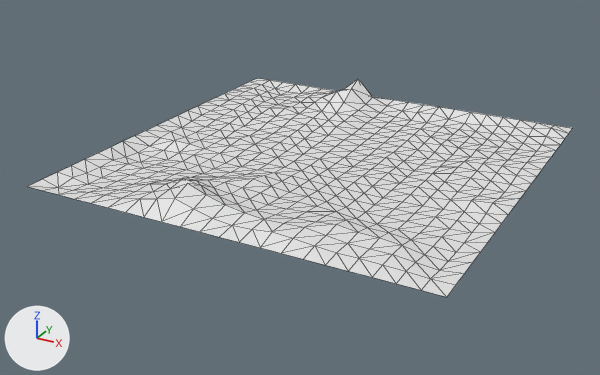
What one commit did to the Blender file demos/tanks/terrain.blend.
Camera for both pictures: a 50 mm lens placed at (1380.0, -1222.0, 757.0), pointed at (467.0, 437.0, -72.0). The axes (+X, +Y, +Z) are drawn at lower left. The lights are the same throughout. Mesh edges are drawn as thin lines.

In view in the first picture: 'terrain'.
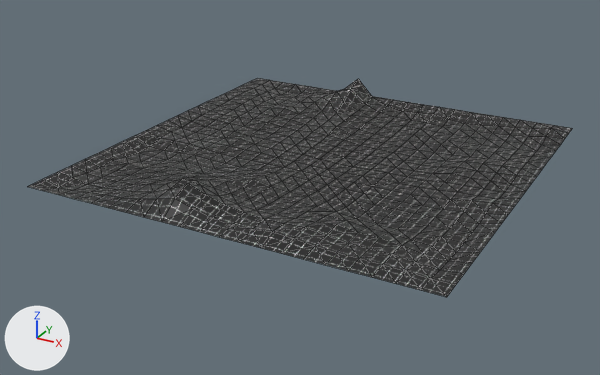
Boxes (x1, y1, x2, y2) around the edits, measured in the pictures (600 x 375 px):
```json
{"object": "terrain", "change": "surface changed", "before": [27, 78, 572, 297], "after": [27, 78, 572, 297], "on screen": "white to grey"}
```

The change, as JSON lines over the scene's bpy script:
```json
{"op": "add", "block": "img_tile_png", "code": ["img_tile_png = load_image('tile.png', '_unpacked/tile.png', 128, 128, 'sRGB')"]}
{"op": "remove", "block": "mat_default_obj_001", "code": "mat_default_obj_001.base_color = (0.8, 0.8, 0.8)  # white #e7e7e7"}
{"op": "add", "block": "mat_default_obj_001", "code": "mat_default_obj_001.texture = img_tile_png"}
{"block": "me_terrain_001", "where": "me_terrain_001.from_pydata(...)  # 484 vertices, 882 faces; spans x -0.5..0.5, y 0.052..0.144, z -0.5..0.5"}
{"block": "me_terrain_001", "where": "# used by ob_terrain; location = (500.0, 500.0, -81.0); rotation_euler = (1.571, 0.0, 0.0), in degrees (90, 0, 0); scale = (1000.0, 1000.0, 1000.0)"}
{"block": "me_terrain_001", "change": "me_terrain_001 part 1: texture (UV) coordinates of 882 of 882 faces, centred in x -0.484..0.484, y 0.053..0.125, z -0.484..0.484, changed; they spanned u 0.0..1.0, v 0.0..1.0 and now span u -21.41..22.41, v -21.41..22.41"}
```
